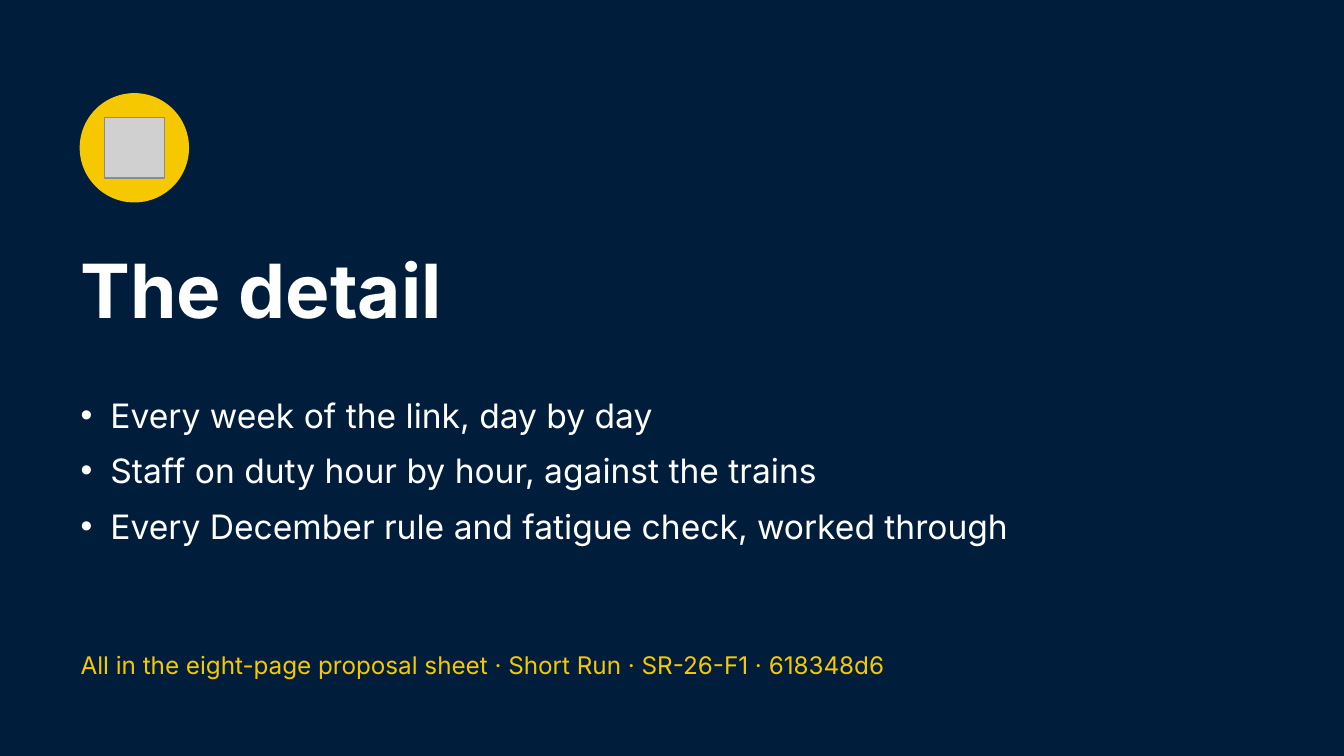
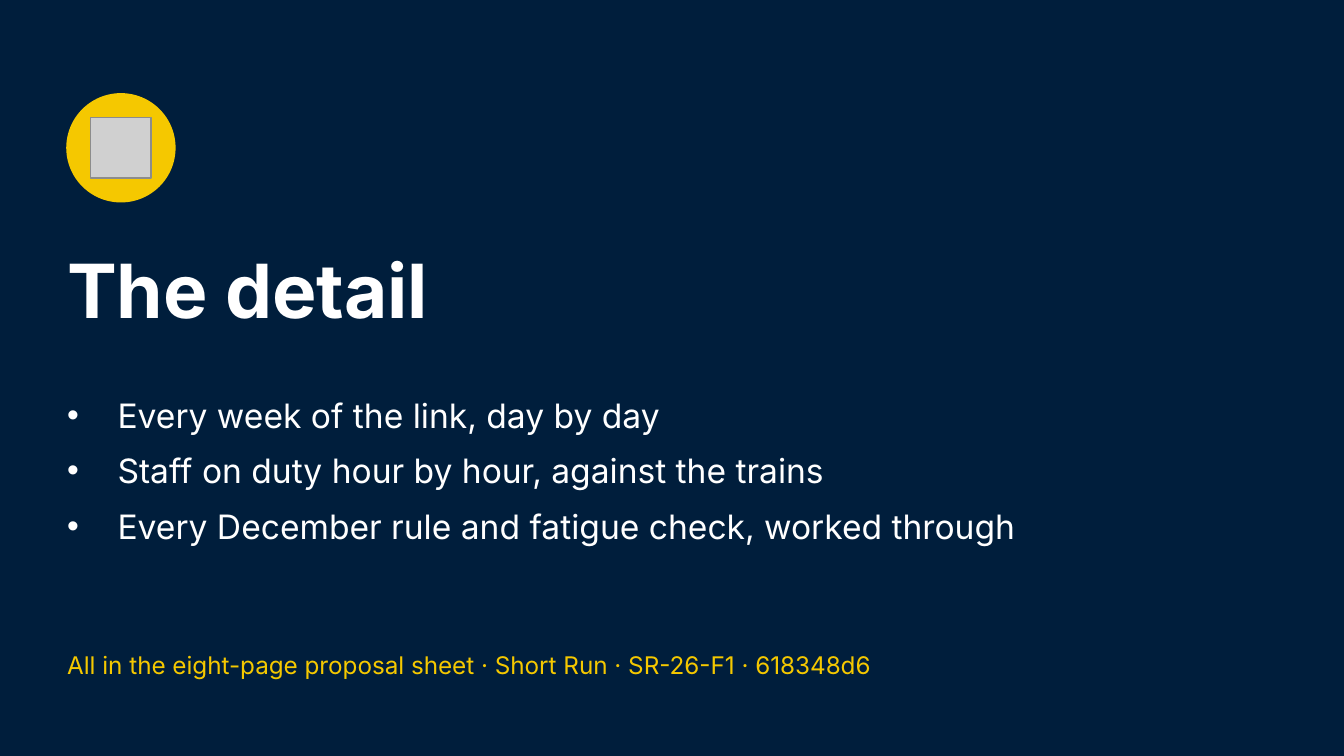
Before and after one commit to Garethdavidmiller/roster-app, a slide deck: slide 10 of docs/links-26/presentations/Short-Run-for-managers.pptx. Drawn at 1344x756 pixels with LibreOffice and Linux fonts; fonts in the diff are those of the drawing; grey boxes stand for pictures. Boxes give left, top, right and bottom in pixels: in the first picture for what was removed or moved away, otherwise in the second. Text is boxed around its words. In the diff, an @@ line names an element or a change of style, - is before the commit and + after.

```diff
--- a/docs/links-26/presentations/Short-Run-for-managers.pptx
+++ b/docs/links-26/presentations/Short-Run-for-managers.pptx
@@ 3 texts, 1 picture, 1 ellipse moved together from (x1=81, y1=94, x2=1007, y2=680) to (x1=67, y1=94, x2=1015, y2=680) @@
@@ text "Every week of the link, ..." at (x1=118, y1=402, x2=1015, y2=546): indent changed @@
```
Also in this commit, not shown: 3 other slides changed, 40 other files.
